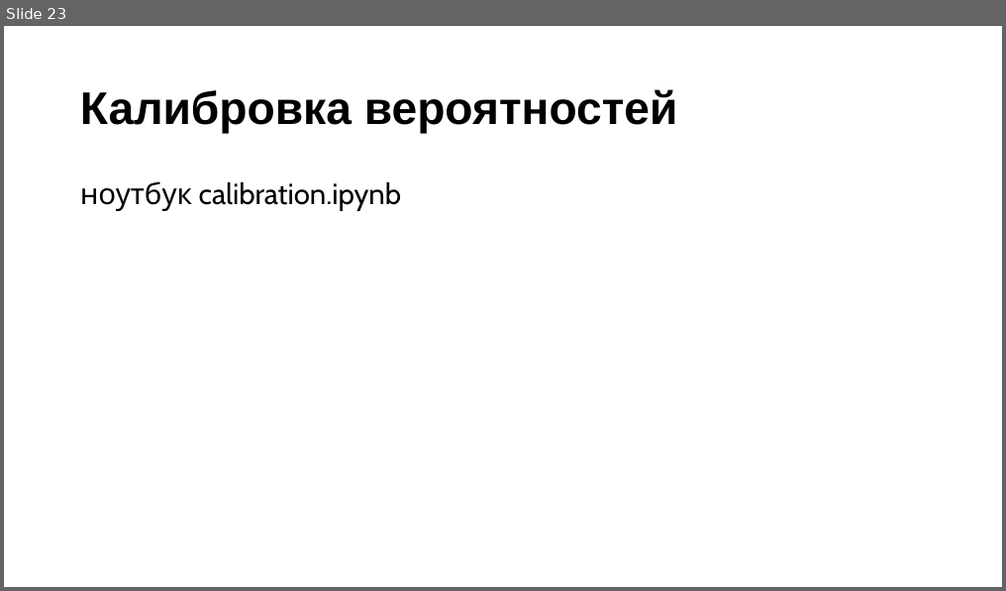
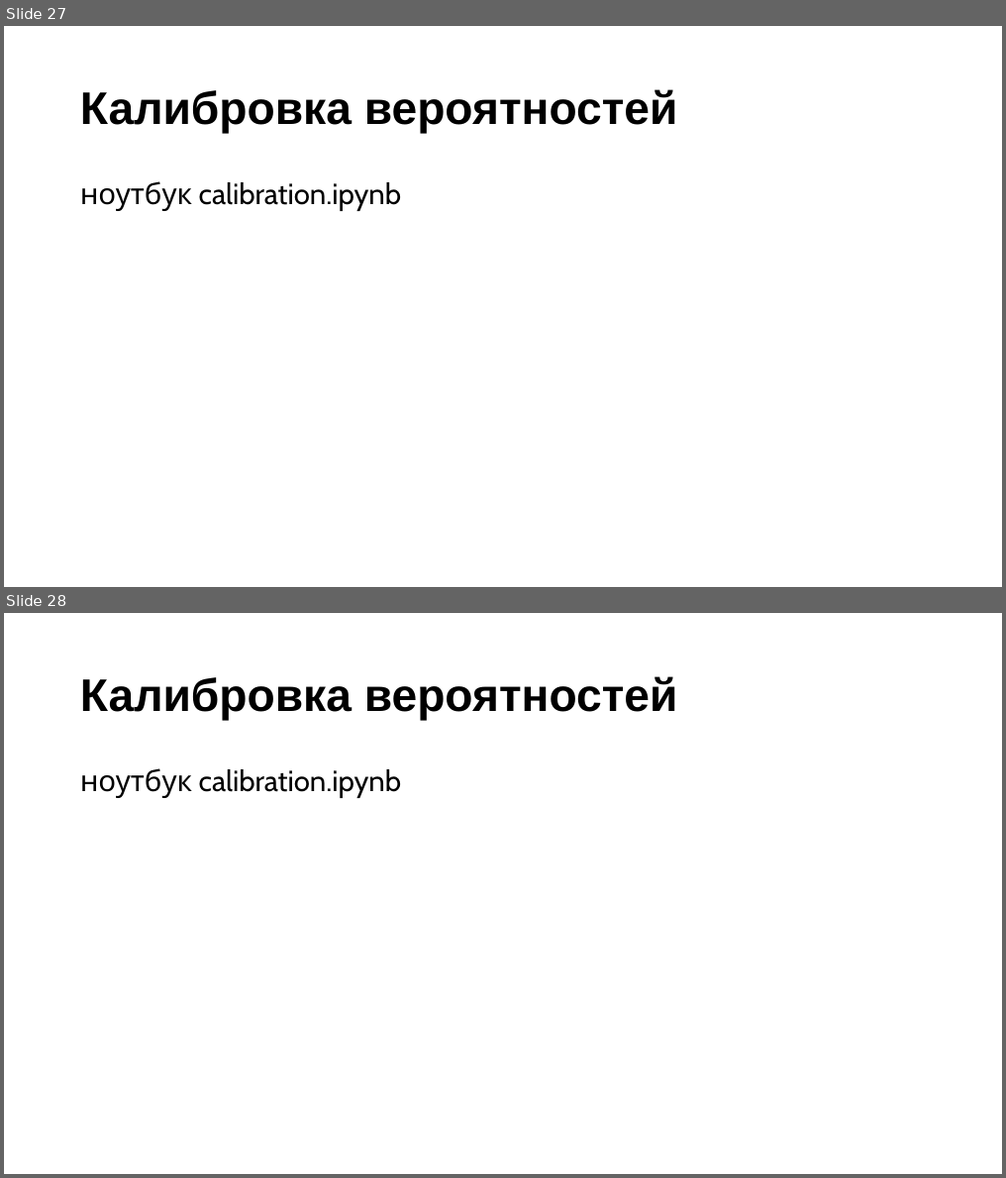
Before and after one commit to adpakw/ml_course, a slide deck: ml_1/week_7/multiclass&calibration.pptx. Shown one above the other, each under a label of ours: slide 23 before the commit, slides 27 and 28 after it. The pictures are 1006x591 and 1006x1178 pixels, drawn with LibreOffice and Linux fonts; fonts in the diff are those of the drawing. Boxes give left, top, right and bottom in pixels: in the first picture for what was removed or moved away, otherwise in the second. Text is boxed around its words. In the diff, an @@ line names an element or a change of style, - is before the commit and + after.

```diff
--- a/ml_1/week_7/multiclass&calibration.pptx
+++ b/ml_1/week_7/multiclass&calibration.pptx
@@ slide 28 added at <box>4,613,1002,1174</box>, background #FFFFFF @@
@@ title added at <box>80,676,678,721</box>, 44 pt, text #000000, bold @@
+Калибровка вероятностей
@@ text added at <box>80,768,401,798</box>, 28 pt, text #000000 @@
+ноутбук calibration.ipynb
@@ what was slide 23 is now slide 27 @@
```
Also in this commit, not shown: 4 other slides added.
